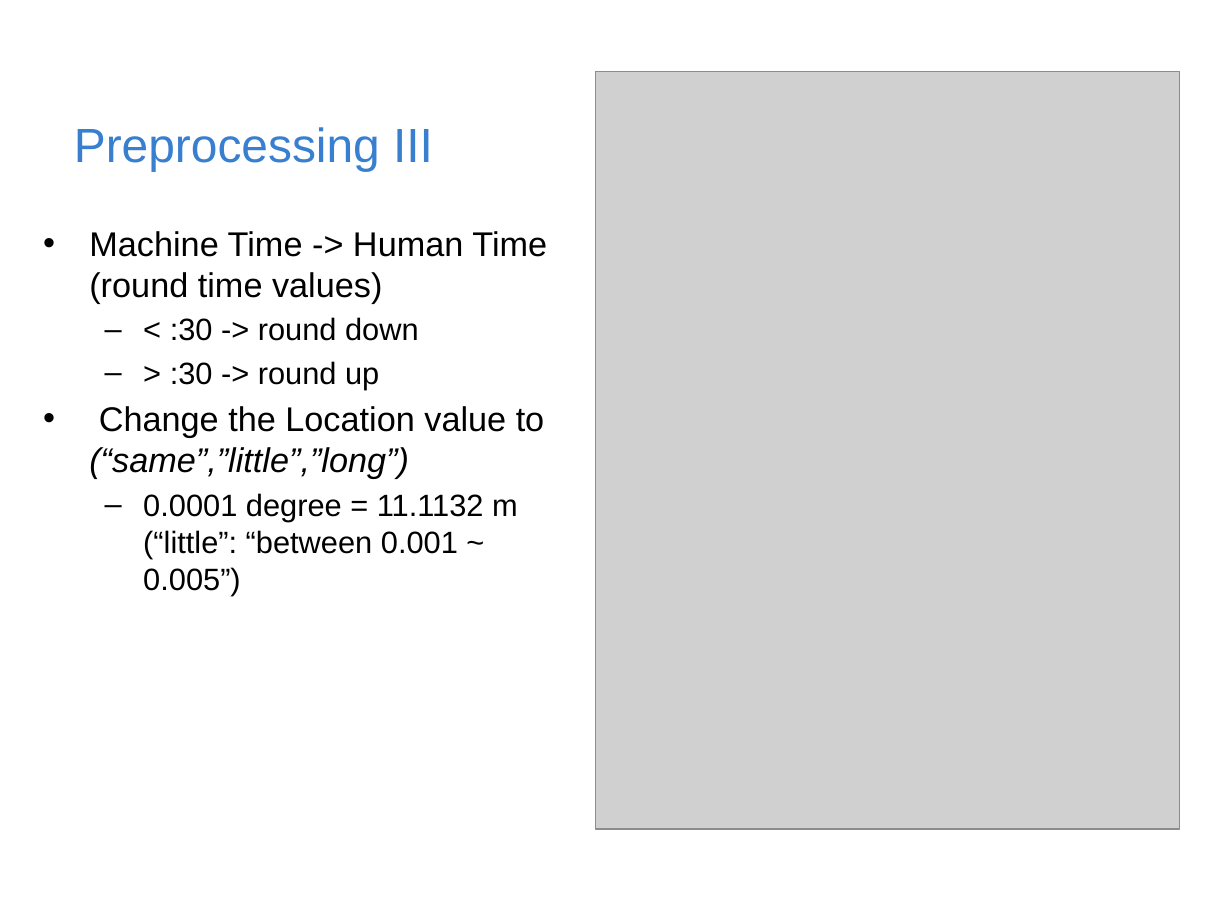
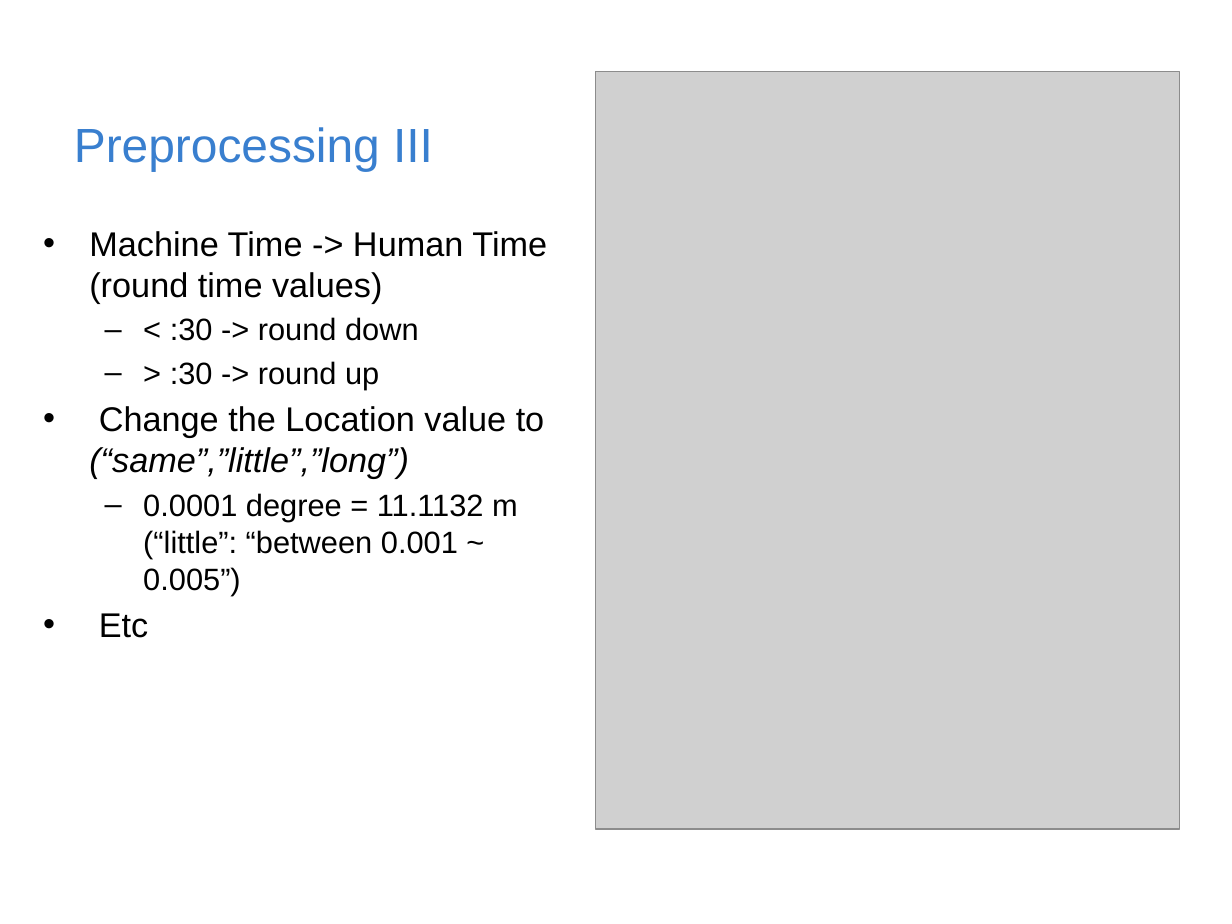
Before and after one commit to rischanlab/MyThesis, a slide deck: slide 15 of Thesis-presentation.pptx. Drawn at 1232x924 pixels with LibreOffice and Linux fonts; fonts in the diff are those of the drawing; grey boxes stand for pictures; background and template pictures are left out. Boxes give left, top, right and bottom in pixels: in the first picture for what was removed or moved away, otherwise in the second. Text is boxed around its words. In the diff, an @@ line names an element or a change of style, - is before the commit and + after.

Commit message:
fixed presentation

```diff
--- a/Thesis-presentation.pptx
+++ b/Thesis-presentation.pptx
@@ text at (99,613,148,638): paragraph added @@
+• Etc
```
